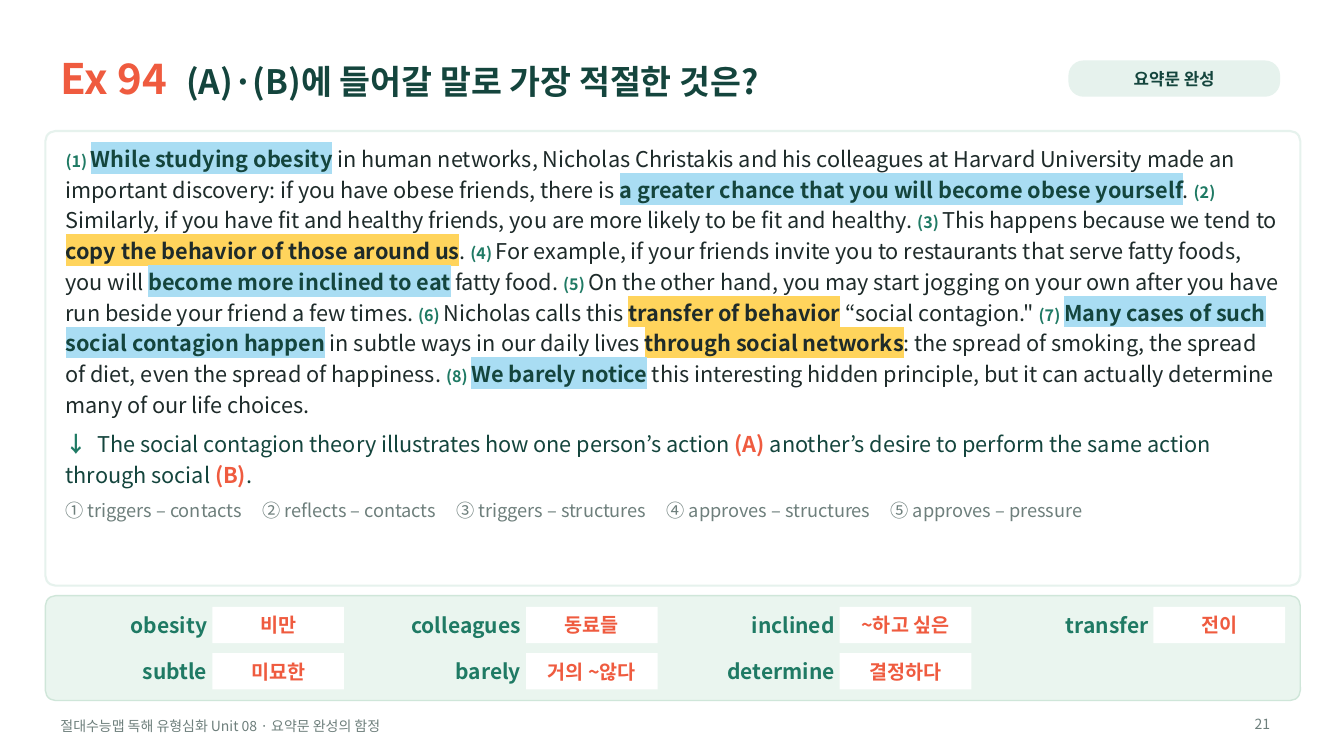
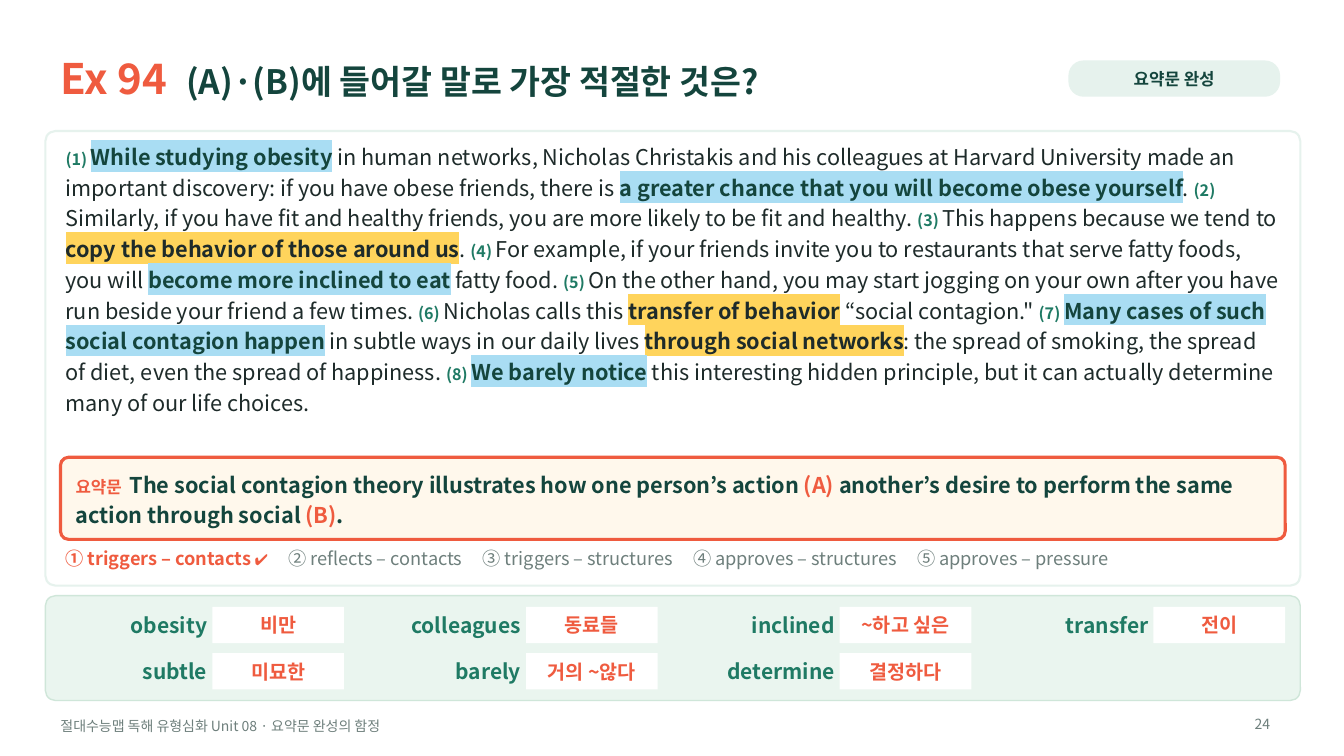
Before and after one commit to HUFSDavid/HUFSDavid, a slide deck: slide 24 of 절대수능맵_독해유형심화_Unit08_수업PPT.pptx (slide 21 before the commit). Drawn at 1344x756 pixels with LibreOffice and Linux fonts; fonts in the diff are those of the drawing. Boxes give left, top, right and bottom in pixels: in the first picture for what was removed or moved away, otherwise in the second. Text is boxed around its words. In the diff, an @@ line names an element or a change of style, - is before the commit and + after.

```diff
--- a/절대수능맵_독해유형심화_Unit08_수업PPT.pptx
+++ b/절대수능맵_독해유형심화_Unit08_수업PPT.pptx
@@ text at <box>66,434,1211,522</box>: paragraphs removed @@
-↓ The social contagion theory illustrates how one person’s action (A) another’s desire to perform the same action through social (B).
-① triggers – contacts ② reflects – contacts ③ triggers – structures ④ approves – structures ⑤ approves – pressure
@@ rounded rectangle added at <box>60,458,1286,539</box>, fill #FFF8EC, outline #EF5B3F 2.25 pt @@
@@ text added at <box>76,475,1234,529</box>, 15.5 pt, text #14453D, bold @@
+요약문 The social contagion theory illustrates how one person’s action (A) another’s desire to perform the same action through social (B).
@@ text added at <box>66,549,1109,570</box>, 13 pt, text #6E7F7C @@
+① triggers – contacts ✔ ② reflects – contacts ③ triggers – structures ④ approves – structures ⑤ approves – pressure
@@ page number at <box>1255,718,1271,729</box>: text changed @@
-21
+24
```
Also in this commit, not shown: 13 other slides changed, 5 slides added, 2 slides removed, 5 other files.
